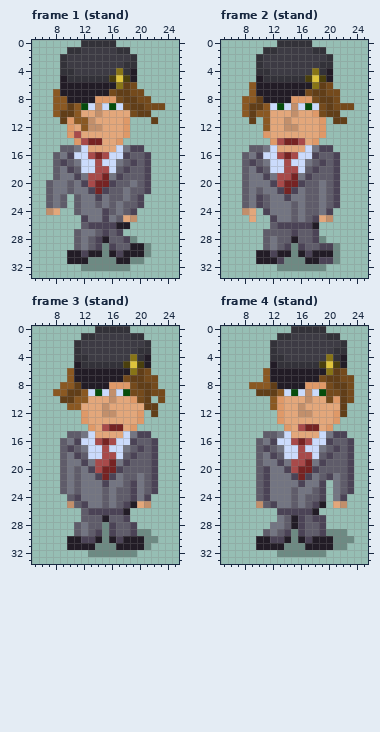
Two versions of one pixel-art file, art/cfe-reb-drunk.aseprite. Above, as it was before the edit.
32x35 pixels, 15 frames. Colours within 5 levels of each other are drawn and written as one. Shown: frame 1 (stand): x 5..25, y 0..33; frame 2 (stand): x 5..25, y 0..33; frame 3 (stand): x 5..25, y 0..33; frame 4 (stand): x 5..25, y 0..33.
And afterwards:
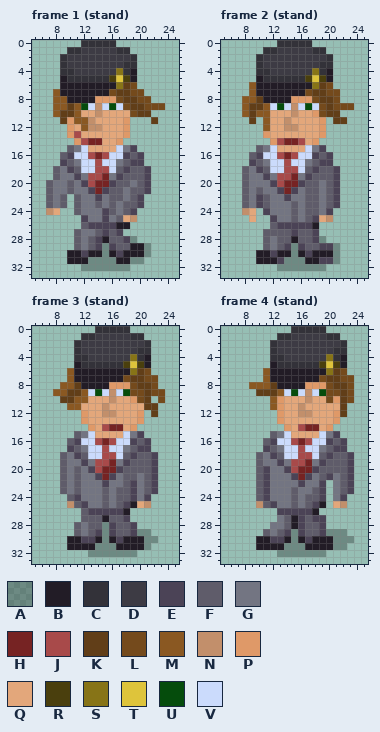
Palette (. is transparent): A #00000046  B #221c26  C #333239  D #3d3b44  E #4b4356  F #5f5c6a  G #737582  H #762323  J #a84a4a  K #613e18  L #744a1c  M #8a5822  N #c28f6b  P #df9968  Q #e3a77b  R #4a3f0d  S #877417  T #dec43b  U #054c0c  V #cbdbfc
Log entry: Leaner shoulders for drunk animation as well
Diff:
{"where": "frame 1 (stand), layer \"Layer 1\""}
{"frame":1,"y":15,"x":9,"old":"F","new":"."}
{"frame":1,"y":15,"x":20,"old":"E","new":"."}
{"frame":1,"y":16,"x":8,"old":"FG","new":".F"}
{"frame":1,"y":16,"x":20,"old":"FE","new":"E."}
{"frame":1,"y":17,"x":8,"old":"F","new":"."}
{"frame":1,"y":17,"x":20,"old":"FE","new":"E."}
{"where": "frame 2 (stand), layer \"Layer 1\""}
{"frame":2,"y":15,"x":9,"old":"F","new":"."}
{"frame":2,"y":15,"x":20,"old":"E","new":"."}
{"frame":2,"y":16,"x":8,"old":"FG","new":".F"}
{"frame":2,"y":16,"x":20,"old":"FE","new":"E."}
{"frame":2,"y":17,"x":8,"old":"F","new":"."}
{"frame":2,"y":17,"x":20,"old":"FE","new":"E."}
{"where": "frame 3 (stand), layer \"Layer 1\""}
{"frame":3,"y":15,"x":10,"old":"F","new":"."}
{"frame":3,"y":15,"x":21,"old":"E","new":"."}
{"frame":3,"y":16,"x":9,"old":"FG","new":".F"}
{"frame":3,"y":16,"x":21,"old":"FE","new":"E."}
{"frame":3,"y":17,"x":9,"old":"F","new":"."}
{"frame":3,"y":17,"x":21,"old":"FE","new":"E."}
{"where": "frame 4 (stand), layer \"Layer 1\""}
{"frame":4,"y":15,"x":11,"old":"F","new":"."}
{"frame":4,"y":15,"x":22,"old":"E","new":"."}
{"frame":4,"y":16,"x":10,"old":"FG","new":".F"}
{"frame":4,"y":16,"x":22,"old":"FE","new":"E."}
{"frame":4,"y":17,"x":10,"old":"F","new":"."}
{"frame":4,"y":17,"x":22,"old":"FE","new":"E."}
{"label":"changed","picture_box":[53,145,67,166]}
{"label":"changed","picture_box":[137,145,151,166]}
{"label":"changed","picture_box":[242,145,256,166]}
{"label":"changed","picture_box":[326,145,340,166]}
{"label":"changed","picture_box":[60,431,74,452]}
{"label":"changed","picture_box":[144,431,158,452]}
{"label":"changed","picture_box":[256,431,270,452]}
{"label":"changed","picture_box":[340,431,354,452]}
